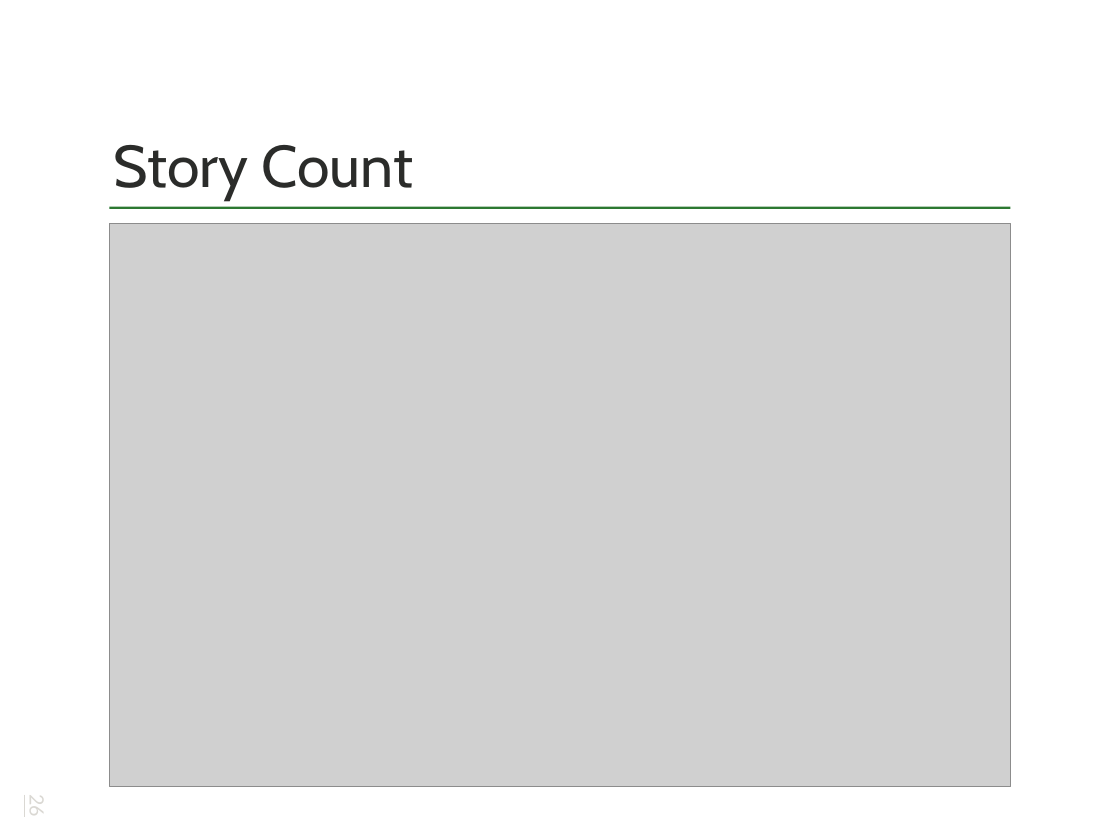
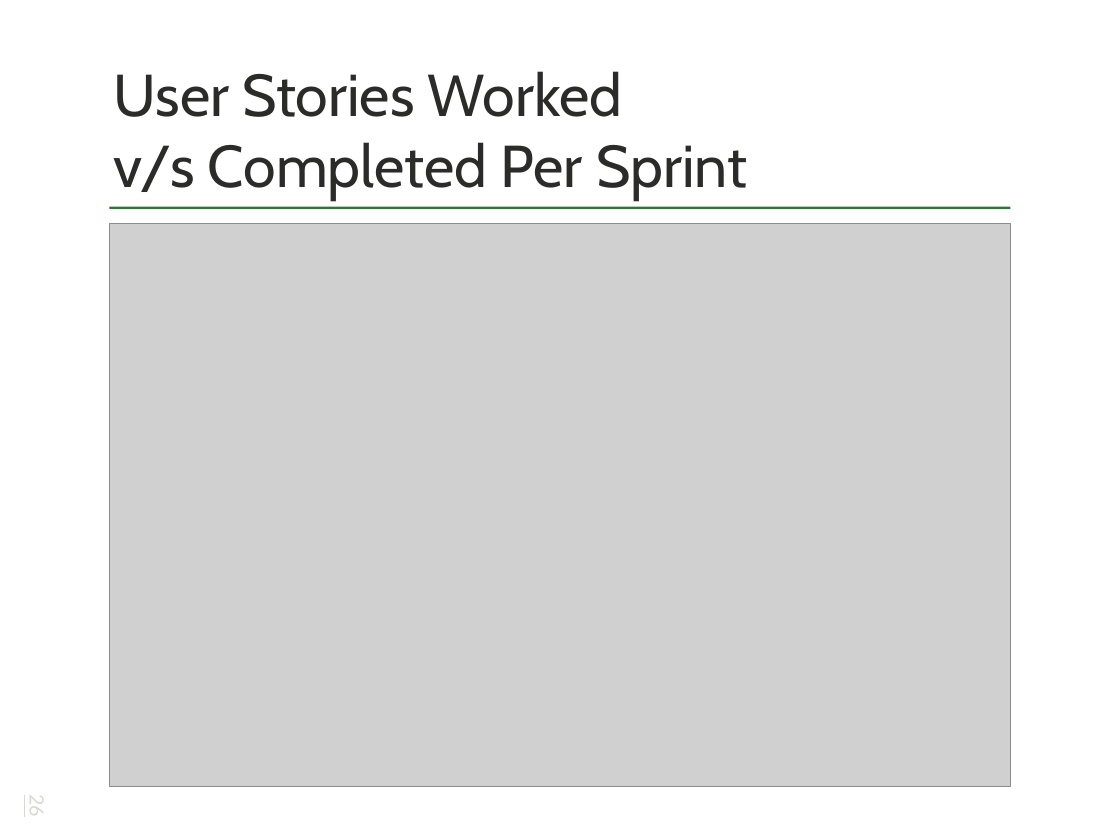
Before and after one commit to deagarwal/movieLens, a slide deck: slide 26 of EEJ1_final_presentation_version_8.0.pptx. Drawn at 1120x840 pixels with LibreOffice and Linux fonts; fonts in the diff are those of the drawing; grey boxes stand for pictures. Boxes give left, top, right and bottom in pixels: in the first picture for what was removed or moved away, otherwise in the second. Text is boxed around its words. In the diff, an @@ line names an element or a change of style, - is before the commit and + after.

```diff
--- a/EEJ1_final_presentation_version_8.0.pptx
+++ b/EEJ1_final_presentation_version_8.0.pptx
@@ title at bbox=[114, 71, 747, 200]: text changed @@
-Story Count
+User Stories Worked
+v/s Completed Per Sprint
```
Also in this commit, not shown: 5 other slides changed, 1 other file.
